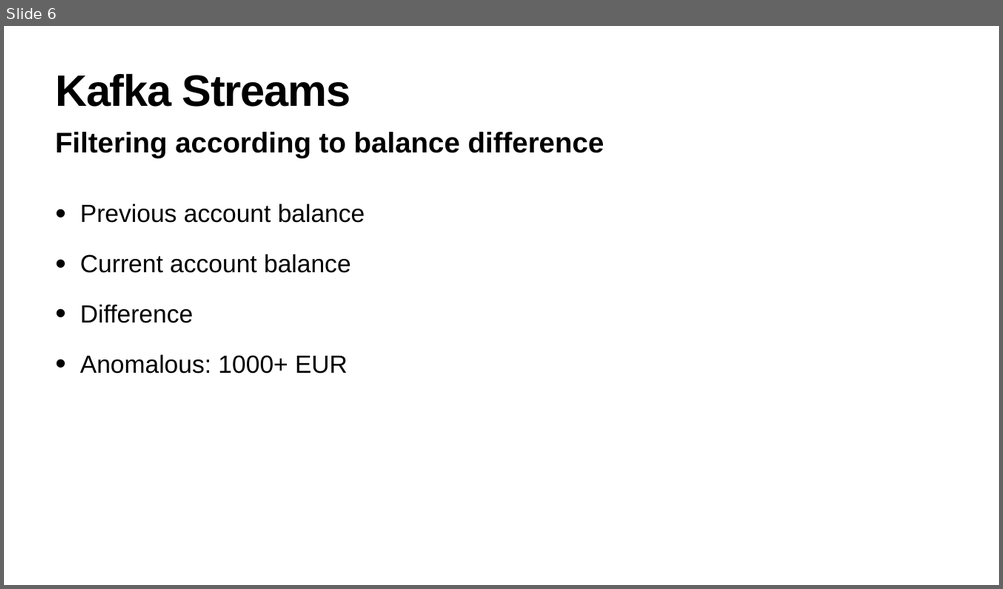
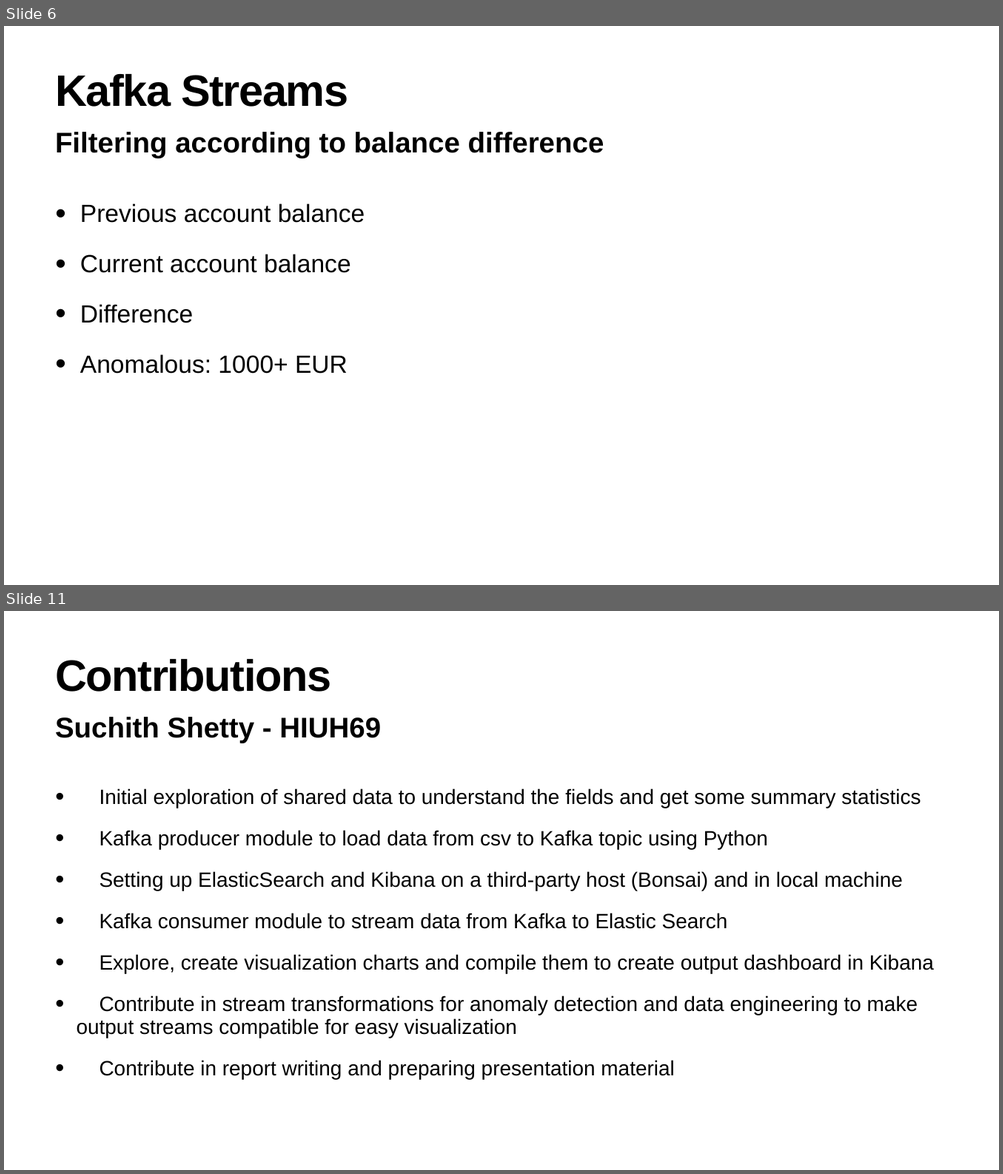
Before and after one commit to JoeRakhimov/AnomalyDetection, a slide deck: report/presentation.pptx. Shown one above the other, each under a label of ours: slide 6 before the commit, slides 6 and 11 after it; the slides between them are not shown. The pictures are 1003x589 and 1003x1174 pixels, drawn with LibreOffice and Linux fonts; fonts in the diff are those of the drawing. Boxes give left, top, right and bottom in pixels: in the first picture for what was removed or moved away, otherwise in the second. Text is boxed around its words. In the diff, an @@ line names an element or a change of style, - is before the commit and + after.

```diff
--- a/report/presentation.pptx
+++ b/report/presentation.pptx
@@ slide 11 added at <box>4,611,999,1170</box>, background #FFFFFF @@
@@ title added at <box>55,659,331,692</box>, 85 pt, text #000000, bold @@
+Contributions
@@ text added at <box>55,717,381,743</box>, 55 pt, text #000000, bold @@
+Suchith Shetty - HIUH69
@@ text added at <box>77,789,933,1079</box>, 40 pt, text #000000 @@
+• Initial exploration of shared data to understand the fields and get some summary statistics
+• Kafka producer module to load data from csv to Kafka topic using Python
+• Setting up ElasticSearch and Kibana on a third-party host (Bonsai) and in local machine
+• Kafka consumer module to stream data from Kafka to Elastic Search
+• Explore, create visualization charts and compile them to create output dashboard in Kibana
+• Contribute in stream transformations for anomaly detection and data engineering to make output streams compatible for easy visualization
+• Contribute in report writing and preparing presentation material
@@ slide 6 changed as well @@
@@ title "Kafka Streams" at <box>55,74,348,107</box>: letter spacing -1.7 to -2 pt @@
```
Also in this commit, not shown: 5 other slides changed, 5 other slides added, 2 other files.
